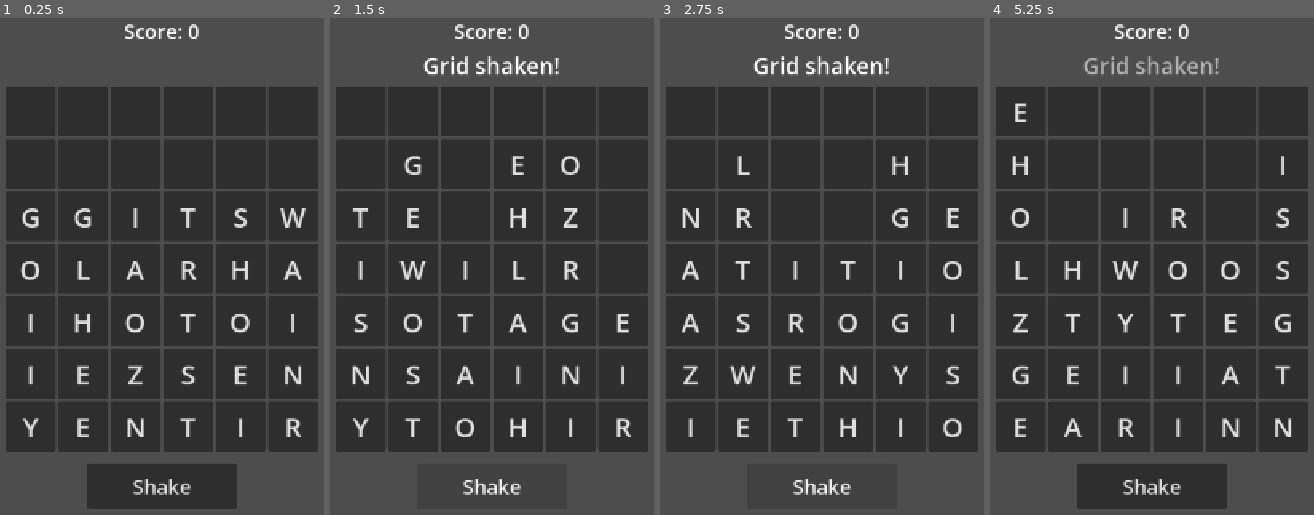
Above: before the commit, frames 1-4 (left to right).
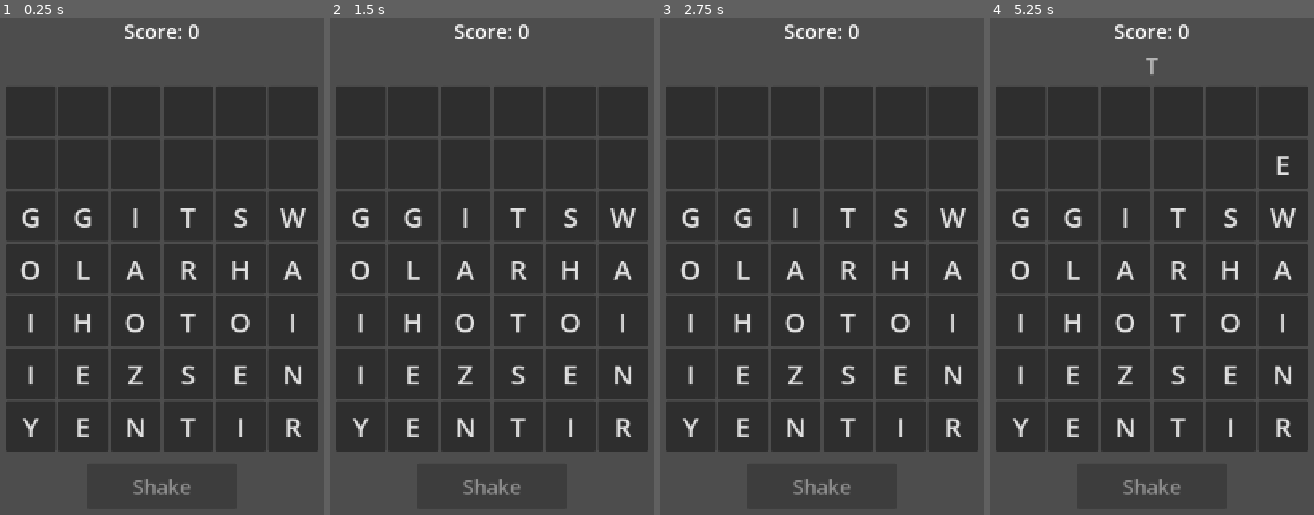
Above: after the commit, the same moments.

Repository: lux-sp4rk/wrdfall
Game: Godot game, scene res://scenes/LoomDrop.tscn
Two runs of this game, one before a commit and one after it. Both use one fixed random seed, a clock stepped at 60 frames per second and the inputs below.
Inputs (mouse positions are in pixels of both pictures, inside the frame that each line leads up to):
- Up to frame 1 (0.25 s): no input
- Up to frame 2 (1.5 s): click (492, 485) at 0.5 s, where only the run before the commit has a clickable "Shake"; click (492, 485) at 1.25 s, where only the run before the commit has a clickable "Shake"
- Up to frame 3 (2.75 s): click (822, 485) at 2 s, where only the run before the commit has a clickable "Shake"
- Up to frame 4 (5.25 s): tap Enter at 2.75, 4.25 s; move the mouse to (1252, 360) at 2.77 s; click (1252, 360) at 2.92 s; tap Space at 3.5, 5 s; move the mouse to (1061, 440) at 3.52 s; click (1061, 440) at 3.67 s; move the mouse to (1197, 226) at 4.27 s; click (1197, 226) at 4.42 s; move the mouse to (outside the picture) at 5.02 s; click (outside the picture) at 5.17 s

The runs differ from the first frame. In frame 1, 0.2% of the frame differs, in the area x 41-59%, y 92-96%; in frame 2, 5.0%, in the area x 6-95%, y 7-96%; in frame 3, 4.8%; in frame 4, 4.8%.

Commit message:
feat: add score cost to grid shake functionality

Diff:
--- a/godot/scripts/LoomDrop.gd
+++ b/godot/scripts/LoomDrop.gd
@@ -9,6 +9,7 @@
 const COLS: int = 6
 const MIN_WORD_LENGTH: int = 3
 const INITIAL_FILL_ROWS: int = 5
+const SHAKE_COST: int = 3
 
 var grid: Array = []       # 2D [row][col] of String
 var buttons: Array = []    # 2D [row][col] of Button
@@ -63,6 +64,7 @@
 	_build_weighted_bag()
 	_initialize_grid()
 	_update_score_display()
+	_update_shake_button()
 	_start_drop_timer()
 
 	# Connect buttons
@@ -378,6 +380,7 @@
 	var points: int = _score_word(word)
 	score += points
 	_update_score_display()
+	_update_shake_button()
 	word_label.text = "+%d" % points
 
 	# Clear the selected cells
@@ -408,11 +411,11 @@
 	var length: int = word.length()
 	# Base points scale with length; longer words are worth more
 	match length:
-		3: return 3
-		4: return 5
-		5: return 8
-		6: return 12
-		_: return 12 + (length - 6) * 5
+		3: return 5
+		4: return 7
+		5: return 10
+		6: return 14
+		_: return 14 + (length - 6) * 5
 
 
 # --- Shake Button ---
@@ -421,8 +424,15 @@
 	if game_over:
 		return
 
+	if score < SHAKE_COST:
+		word_label.text = "Need %d points to shake!" % SHAKE_COST
+		return
+
+	score -= SHAKE_COST
+	_update_score_display()
+	_update_shake_button()
 	_shake_grid()
-	word_label.text = "Grid shaken!"
+	word_label.text = "Grid shaken! (-%d)" % SHAKE_COST
 
 
 func _shake_grid() -> void:
@@ -616,3 +626,7 @@
 
 func _update_score_display() -> void:
 	score_label.text = "Score: %d" % score
+
+
+func _update_shake_button() -> void:
+	shake_button.disabled = score < SHAKE_COST
